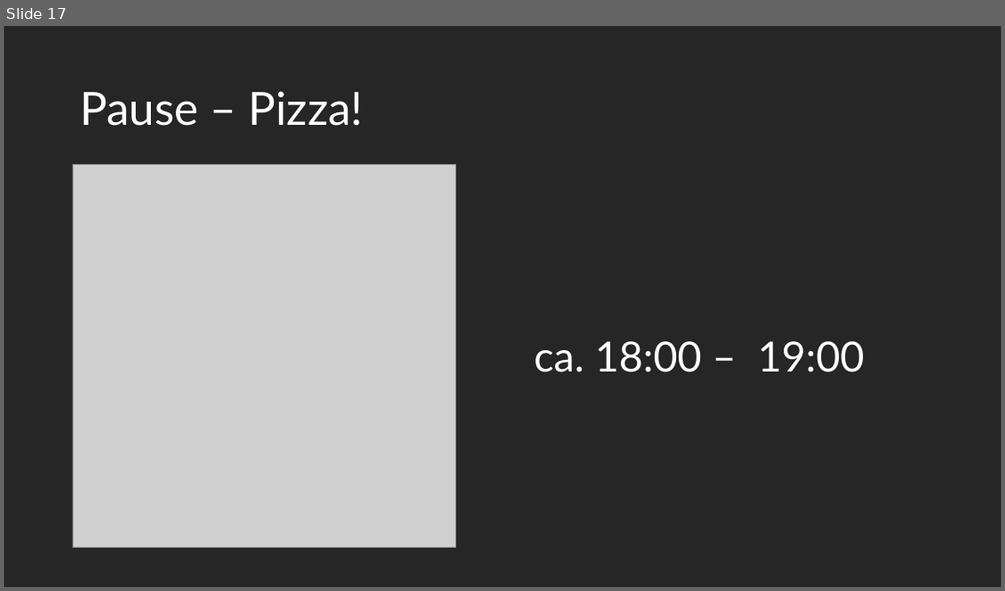
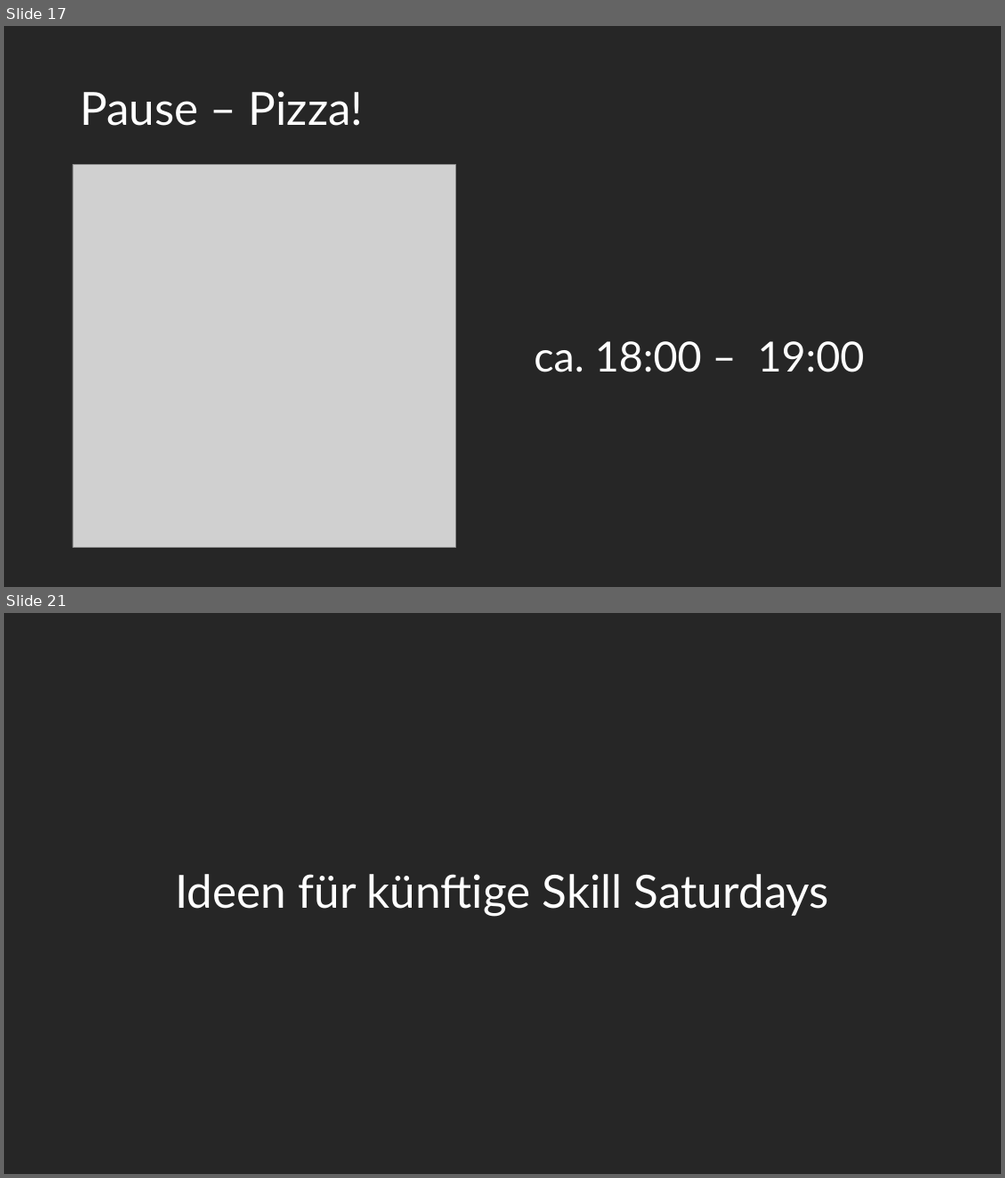
Before and after one commit to maximotus/skill-saturday-wordpress-portfolio-website, a slide deck: wordpress-portfolio-website-presentation.pptx. Shown one above the other, each under a label of ours: slide 17 before the commit, slides 17 and 21 after it; the slides between them are not shown. The pictures are 1005x591 and 1005x1178 pixels, drawn with LibreOffice and Linux fonts; fonts in the diff are those of the drawing; grey boxes stand for pictures. Boxes give left, top, right and bottom in pixels: in the first picture for what was removed or moved away, otherwise in the second. Text is boxed around its words. In the diff, an @@ line names an element or a change of style, - is before the commit and + after.

```diff
--- a/wordpress-portfolio-website-presentation.pptx
+++ b/wordpress-portfolio-website-presentation.pptx
@@ slide 21 added at (4, 613, 1001, 1174), background #262626 @@
@@ title added at (175, 874, 829, 916), 44 pt, text #FFFFFF @@
+Ideen für künftige Skill Saturdays
```
Also in this commit, not shown: 3 slides changed, 3 other slides added, 1 other file.
